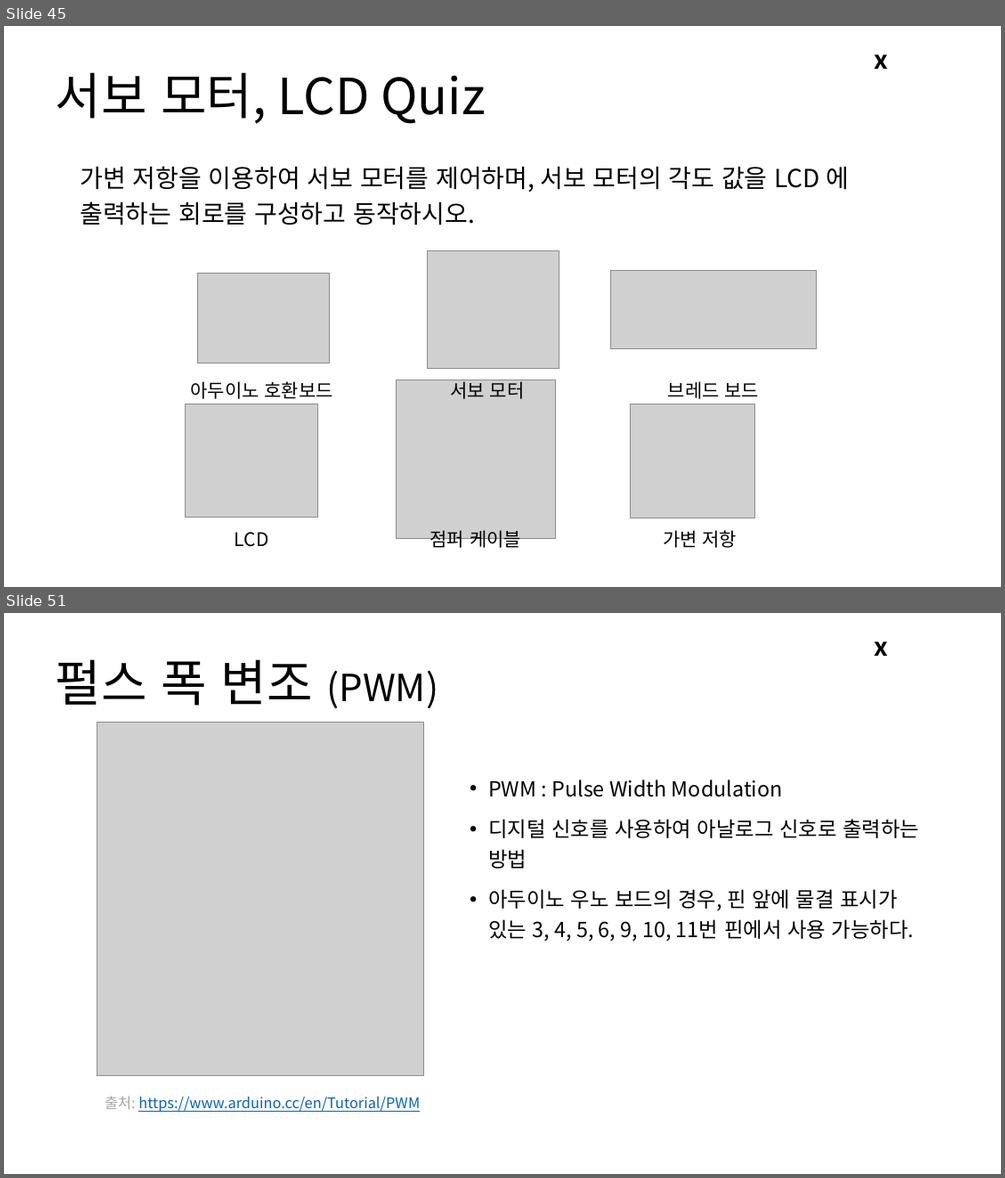
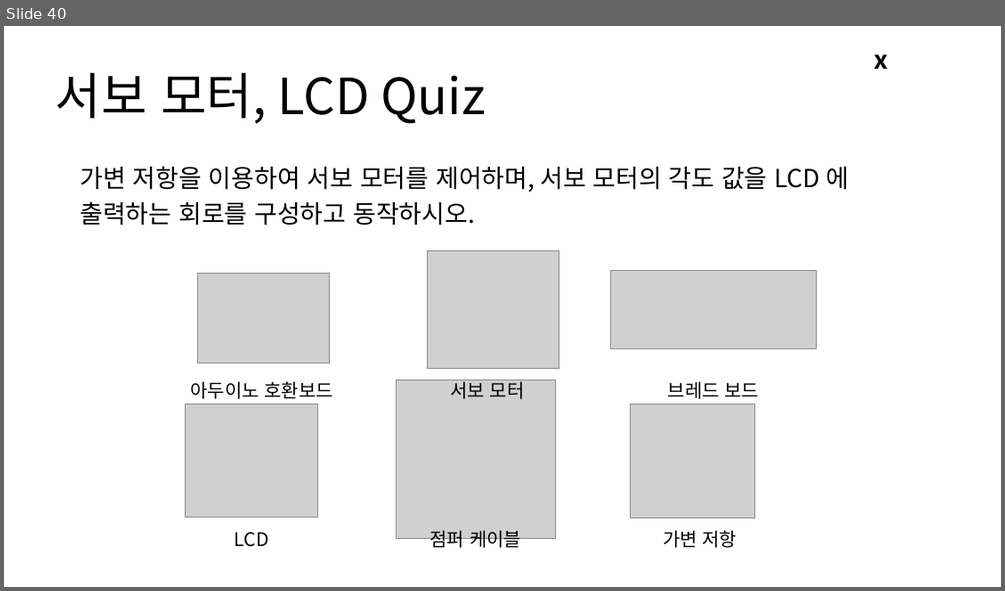
Before and after one commit to Leader-Lesson/KDT_RE_3rd, a slide deck: material/Arduino/03_아두이노 활용하기 2.pptx. Shown one above the other, each under a label of ours: slides 45 and 51 before the commit, slide 40 after it; the slides between them are not shown. The pictures are 1005x1178 and 1005x591 pixels, drawn with LibreOffice and Linux fonts; fonts in the diff are those of the drawing; grey boxes stand for pictures; background and template pictures are left out. Boxes give left, top, right and bottom in pixels: in the first picture for what was removed or moved away, otherwise in the second. Text is boxed around its words. In the diff, an @@ line names an element or a change of style, - is before the commit and + after.

Commit message:
Arduino Lesson Prepare #3

```diff
--- a/material/Arduino/03_아두이노 활용하기 2.pptx
+++ b/material/Arduino/03_아두이노 활용하기 2.pptx
@@ slide 51 removed at box(4, 613, 1001, 1174), background #FFFFFF; not listed: 1 template element that a slide beside it also shows @@
@@ title removed at box(56, 659, 438, 708) @@
-펄스 폭 변조 (PWM)
@@ picture removed at box(97, 722, 424, 1075) @@
@@ text removed at box(488, 779, 919, 941) @@
-• PWM : Pulse Width Modulation
-• 디지털 신호를 사용하여 아날로그 신호로 출력하는 방법
-• 아두이노 우노 보드의 경우, 핀 앞에 물결 표시가 있는 3, 4, 5, 6, 9, 10, 11번 핀에서 사용 가능하다.
@@ text removed at box(105, 1095, 420, 1111) @@
-출처: https://www.arduino.cc/en/Tutorial/PWM
@@ what was slide 45 is now slide 40 @@
```
Also in this commit, not shown: 6 slides changed, 16 slides added, 10 other slides removed, 5 other files.
